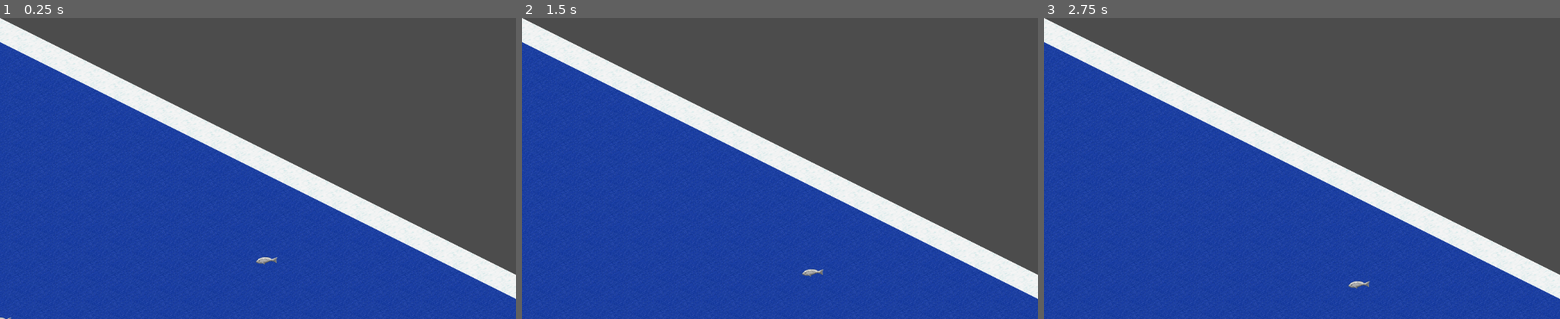
Above: before the commit, frames 1-3 (left to right).
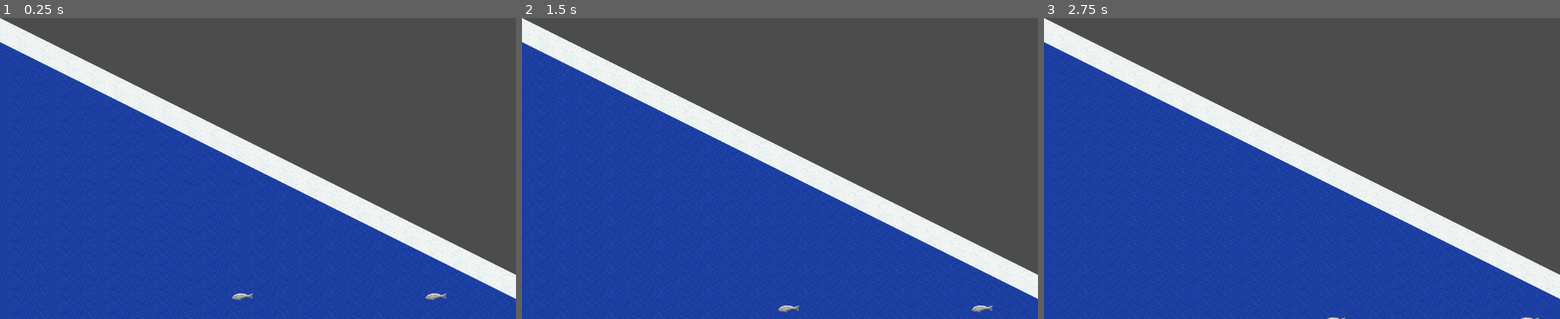
Above: after the commit, the same moments.

Repository: burdockcascade/gociv
Game: Godot game, scene res://src/Main.tscn
Same seed, same stepped clock (60 frames per second), same inputs: the game is played once before the commit and once after it.
Inputs (mouse positions are in pixels of both pictures, inside the frame that each line leads up to):
- Up to frame 1 (0.25 s): no input
- Up to frame 2 (1.5 s): tap Enter at 0.5 s; move the mouse to (893, 153) at 0.52 s; hold Right (ui_right) 0.53-1.25 s; click (893, 153) at 0.67 s; tap Space at 1.25 s; drag from (676, 183) to (754, 228) at 1.27 s
- Up to frame 3 (2.75 s): tap Enter at 2 s; move the mouse to (1353, 102) at 2.02 s; hold Right (ui_right) from 2.03 s (still down)

The runs differ from the first frame. In frame 1, 0.2% of the frame differs, in the area x 0-87%, y 79-100%; in frame 2, 0.2%; in frame 3, 0.1%.
Error before the commit: Invalid get index '(13, -3)' (on base: 'Dictionary'). (res://src/Units.gd:51)
Error after the commit: Invalid get index '(13, -3)' (on base: 'Dictionary'). (res://src/Units.gd:45)

Commit message:
more code cleanup

Diff:
--- a/src/Map.gd
+++ b/src/Map.gd
@@ -82,7 +82,7 @@
 
 	rng.randomize()
 
-func new_map(size) -> Dictionary:
+func new_map(size: Vector2) -> Dictionary:
 
 	mapsize = size
 
@@ -181,7 +181,7 @@
 
 var rng: RandomNumberGenerator = RandomNumberGenerator.new()
 
-func generate_terrain(dim) -> void:
+func generate_terrain(dim: Vector2) -> void:
 
 	var noise: OpenSimplexNoise = OpenSimplexNoise.new()
 	randomize()
@@ -245,7 +245,7 @@
 			mapdata[v] = mapd
 
 
-func select_random_green_tile(v) -> int:
+func select_random_green_tile(v: Vector2) -> int:
 
 	var t: int = TILE.GRASSLAND
 
@@ -259,7 +259,7 @@
 
 	return t
 
-func add_random_trees(_v) -> int:
+func add_random_trees(_v: Vector2) -> int:
 
 	var t: int = -1
 
@@ -271,7 +271,7 @@
 	return t
 
 
-func add_random_resource(v, t) -> int:
+func add_random_resource(v: Vector2, t: int) -> int:
 
 	var r: int = -1
 
@@ -349,21 +349,21 @@
 ]
 
 
-func tile_has_land_access(v) -> bool:
+func tile_has_land_access(v: Vector2) -> bool:
 	for n in neighbours:
 		if mapdata.has(v + n) and mapdata[v + n].is_land:
 			return true
 
 	return false
 
-func tile_has_sea_access(v) -> bool:
+func tile_has_sea_access(v: Vector2) -> bool:
 	for n in neighbours:
 		if mapdata.has(v + n) and mapdata[v + n].is_water:
 			return true
 
 	return false
 
-func tile_in_top_third(v) -> bool:
+func tile_in_top_third(v: Vector2) -> bool:
 	return v.y < mapsize.y/3
 
 func tile_in_lower_third(v) -> bool:
@@ -384,10 +384,9 @@
 func random_sea_tile() -> Vector2:
 	return _find_random_tile(false, true)
 
-func _find_random_tile(land, water) -> Vector2:
+func _find_random_tile(land: bool, water: bool) -> Vector2:
 	while true:
 		var v = Vector2(rng.randi_range(0, mapsize.x-1), rng.randi_range(0, mapsize.y-1))
-		print(mapdata[v])
 		if mapdata[v].is_land == land and mapdata[v].is_water == water:
 			return v
 
--- a/src/Units.gd
+++ b/src/Units.gd
@@ -11,9 +11,9 @@
 
 }
 
-var mapdata
+var mapdata: Dictionary
 
-func add_unit(unit, mapv):
+func add_unit(unit: Dictionary, mapv: Vector2) -> void:
 
 	var mapd = mapdata[mapv]
 	var u = load(unit.scene).instance()
@@ -31,22 +31,16 @@
 	add_child(u)
 
 
-func get_units_at_cellv(cellv):
+func get_units_at_cellv(cellv: Vector2) -> Array:
 	return get_tree().get_nodes_in_group("mapv_" + str(cellv))
 
-func wrap_units(cellv):
-	var units = get_units_at_cellv(cellv)
 
-	for unit in units:
-		pass
-
-
-func _on_Map_world_scrolled(direction):
+func _on_Map_world_scrolled(direction: Vector2) -> void:
 	for unit in get_children():
 		unit.position = mapdata[unit.at_mapv].worldv
 
 
-func _on_Map_tile_selected(mapv):
+func _on_Map_tile_selected(mapv: Vector2) -> void:
 
 	var units = mapdata[mapv].units
 
--- a/src/World.gd
+++ b/src/World.gd
@@ -6,15 +6,14 @@
 var mapdata: Dictionary
 
 const MAPSIZE_LARGE: Vector2 = Vector2(128, 128)
-const MAPSIZE_SMALL: Vector2 = Vector2(32, 32)
+const MAPSIZE_TEST: Vector2 = Vector2(32, 32)
 
 func _ready() -> void:
 
-	print("Start new world")
-
 	# generate map
-	mapdata = map.new_map(MAPSIZE_LARGE)
+	mapdata = map.new_map(MAPSIZE_TEST)
 	units.mapdata = mapdata
 
 	# add unit to map
-#	units.add_unit(units.unit.transporter, map.random_sea_tile())
+	var mapv = map.random_sea_tile()
+	units.add_unit(units.unit.transporter, mapv)
